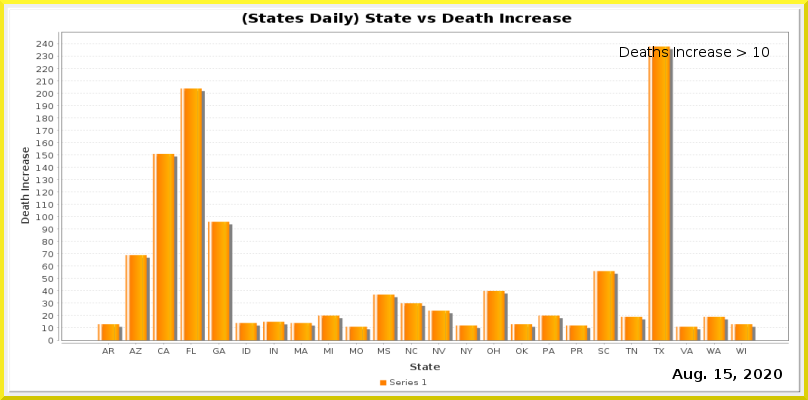
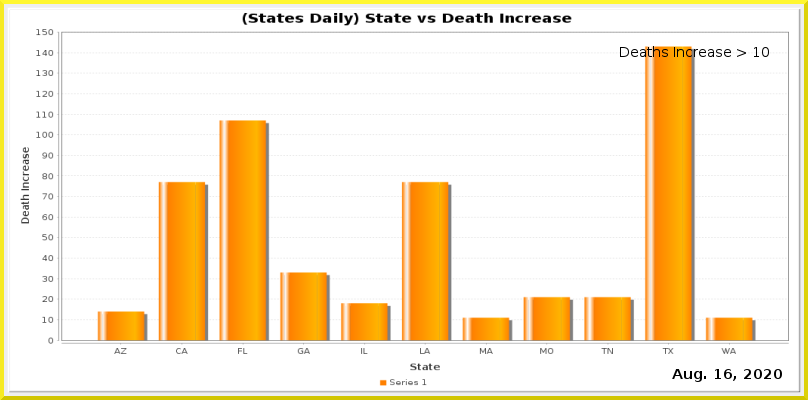
Before/after of a 808px x 400px layered artwork. What changed in the layer stack:
painted on "Current Date" over <box>724,369,732,379</box>
painted on "Date_vs_TestIncrease.png" over <box>36,29,789,354</box>
